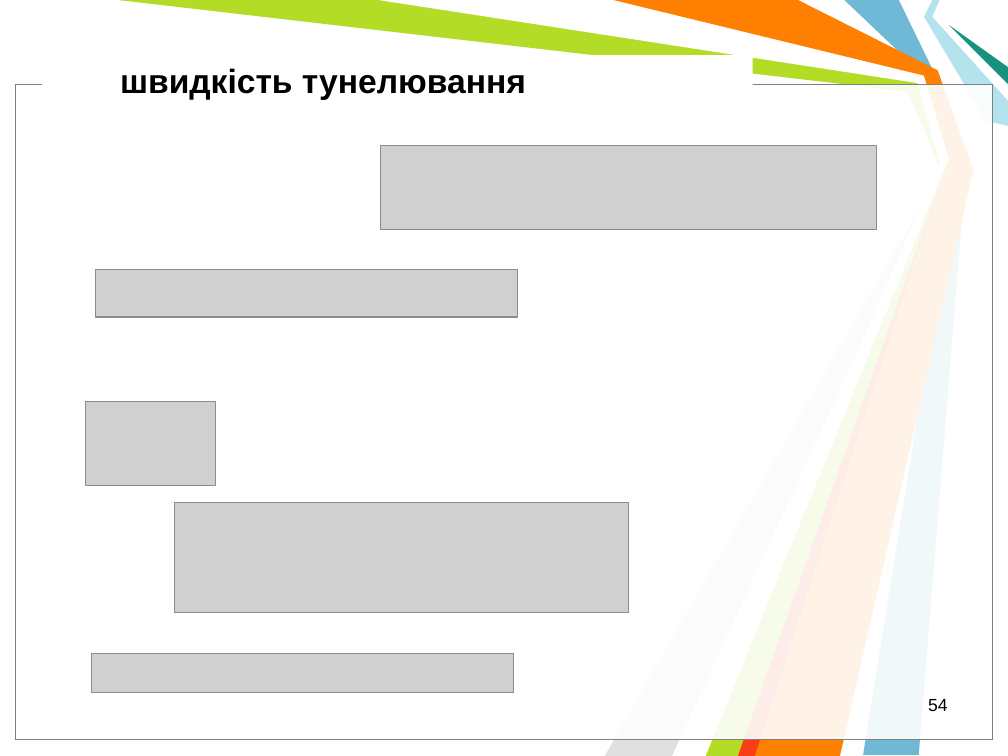
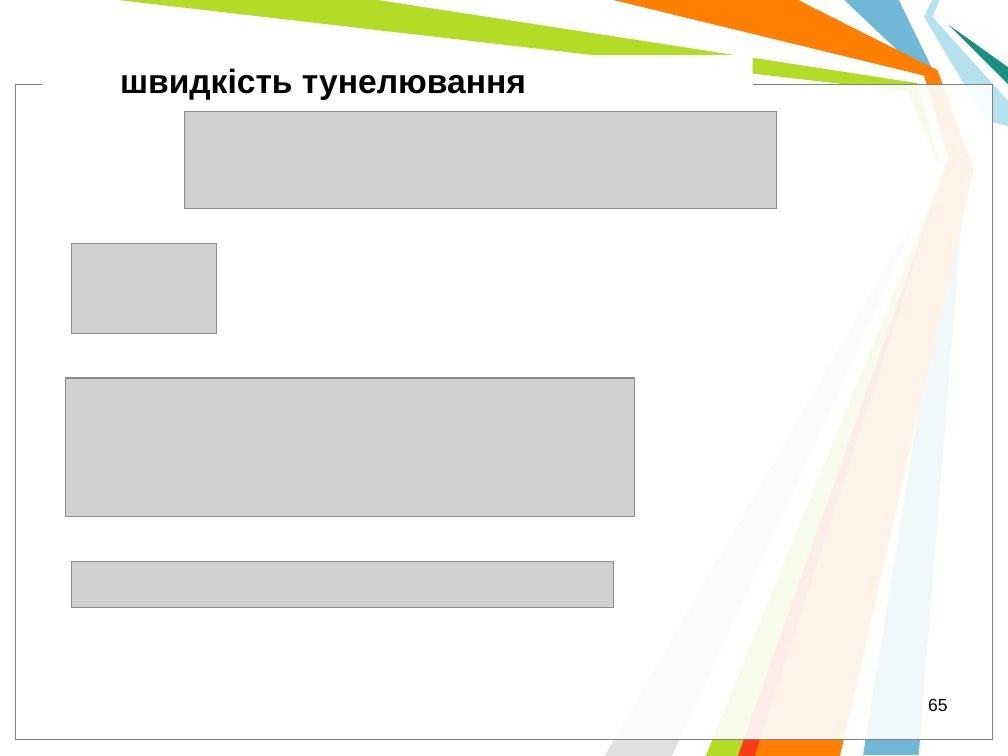
Before and after one commit to l432/NMK, a slide deck: slide 65 of Lecture/Nanoelectronika/Present/NanoelectronV2.ppt (slide 54 before the commit). Drawn at 1008x756 pixels with LibreOffice and Linux fonts; fonts in the diff are those of the drawing; grey boxes stand for pictures; background and template pictures are left out. Boxes give left, top, right and bottom in pixels: in the first picture for what was removed or moved away, otherwise in the second. Text is boxed around its words. In the diff, an @@ line names an element or a change of style, - is before the commit and + after.

```diff
--- a/Lecture/Nanoelectronika/Present/NanoelectronV2.ppt
+++ b/Lecture/Nanoelectronika/Present/NanoelectronV2.ppt
@@ picture: place and size @@
-picture at [381,146,877,230]
+picture at [184,111,777,209]
@@ picture: place and size @@
-picture at [96,269,517,318]
+picture at [72,244,217,334]
@@ picture: place and size @@
-picture at [86,402,216,486]
+picture at [66,378,635,517]
@@ picture: place and size @@
-picture at [174,502,629,613]
+picture at [72,561,614,608]
@@ picture removed at [92,653,514,692] @@
@@ page number at [928,698,947,711]: text changed @@
-54
+65
```
Also in this commit, not shown: 4 other slides changed, 11 slides added, 3 other files.
